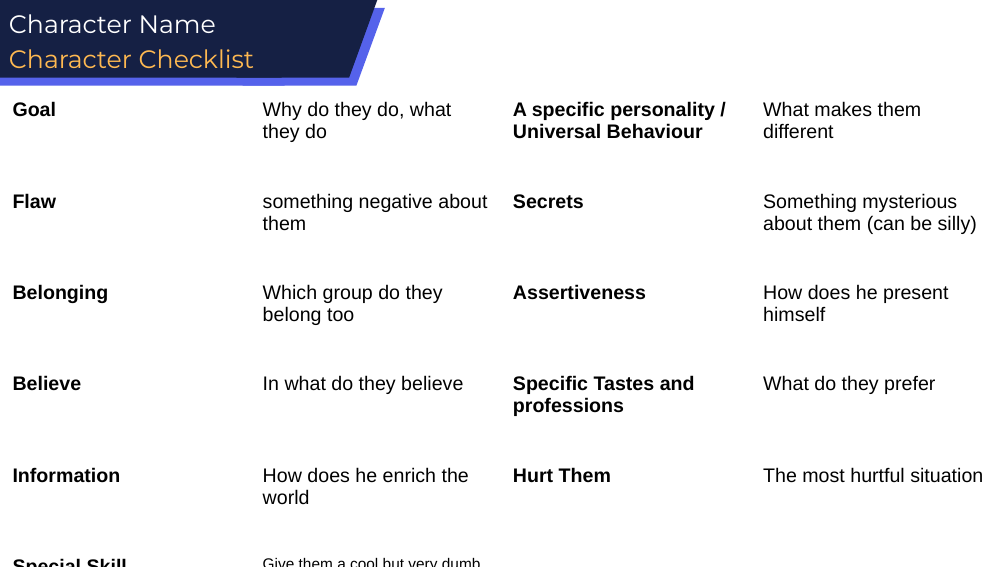
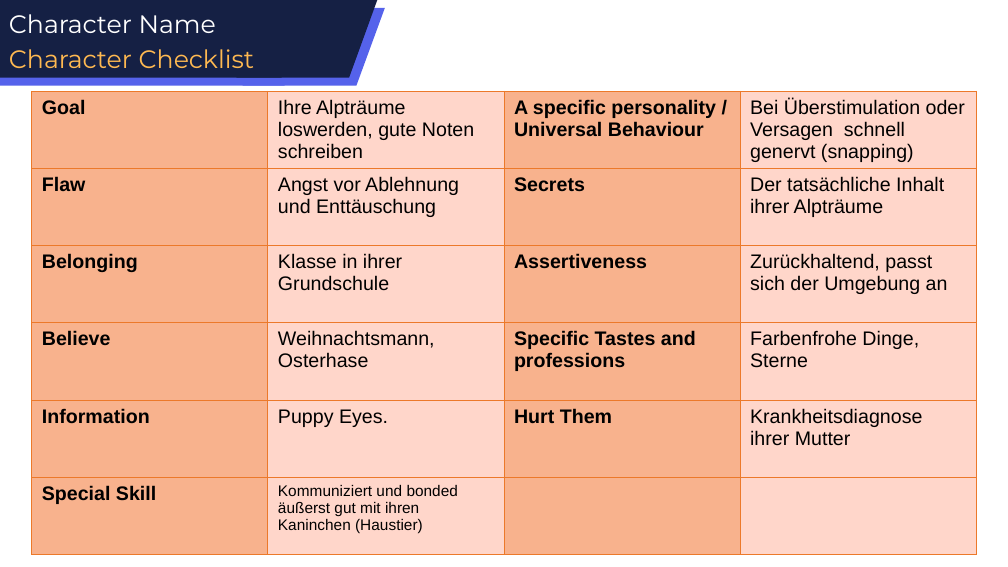
Before and after one commit to E1kari/Game-Jaaaam, a slide deck: slide 2 of Design Stuff/Narrativ/Kunden/1.1 MilaHaas.pptx. Drawn at 1008x567 pixels with LibreOffice and Linux fonts; fonts in the diff are those of the drawing. Boxes give left, top, right and bottom in pixels: in the first picture for what was removed or moved away, otherwise in the second. Text is boxed around its words. In the diff, an @@ line names an element or a change of style, - is before the commit and + after.

```diff
--- a/Design Stuff/Narrativ/Kunden/1.1 MilaHaas.pptx
+++ b/Design Stuff/Narrativ/Kunden/1.1 MilaHaas.pptx
@@ table at [32,92,976,558] @@
-row 1, column 2: Why do they do, what they do
+row 1, column 2: Ihre Alpträume loswerden, gute Noten schreiben
-row 1, column 4: What makes them different
+row 1, column 4: Bei Überstimulation oder Versagen schnell genervt (snapping)
-row 2, column 2: something negative about them
+row 2, column 2: Angst vor Ablehnung und Enttäuschung
-row 2, column 4: Something mysterious about them (can be silly)
+row 2, column 4: Der tatsächliche Inhalt ihrer Alpträume
-row 3, column 2: Which group do they belong too
+row 3, column 2: Klasse in ihrer Grundschule
-row 3, column 4: How does he present himself
+row 3, column 4: Zurückhaltend, passt sich der Umgebung an
-row 4, column 2: In what do they believe
+row 4, column 2: Weihnachtsmann, Osterhase
-row 4, column 4: What do they prefer
+row 4, column 4: Farbenfrohe Dinge, Sterne
-row 5, column 2: How does he enrich the world
+row 5, column 2: Puppy Eyes.
-row 5, column 4: The most hurtful situation
+row 5, column 4: Krankheitsdiagnose ihrer Mutter
-row 6, column 2: Give them a cool but very dumb quirk
+row 6, column 2: Kommuniziert und bonded äußerst gut mit ihren Kaninchen (Haustier)
@@ fill none to #ED7D31 at 40% opacity in 11 cells @@
@@ borders changed @@
@@ table: place and size @@
-table at [2,94,1002,567]
+table at [32,92,976,558]
```
Also in this commit, not shown: 3 other slides changed, 3 slides removed, 2 other files.
